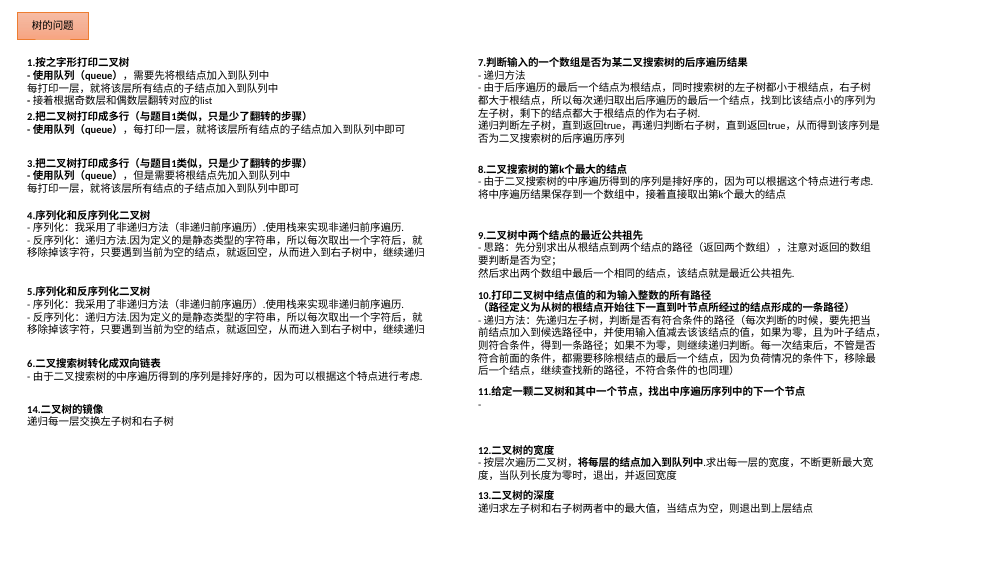
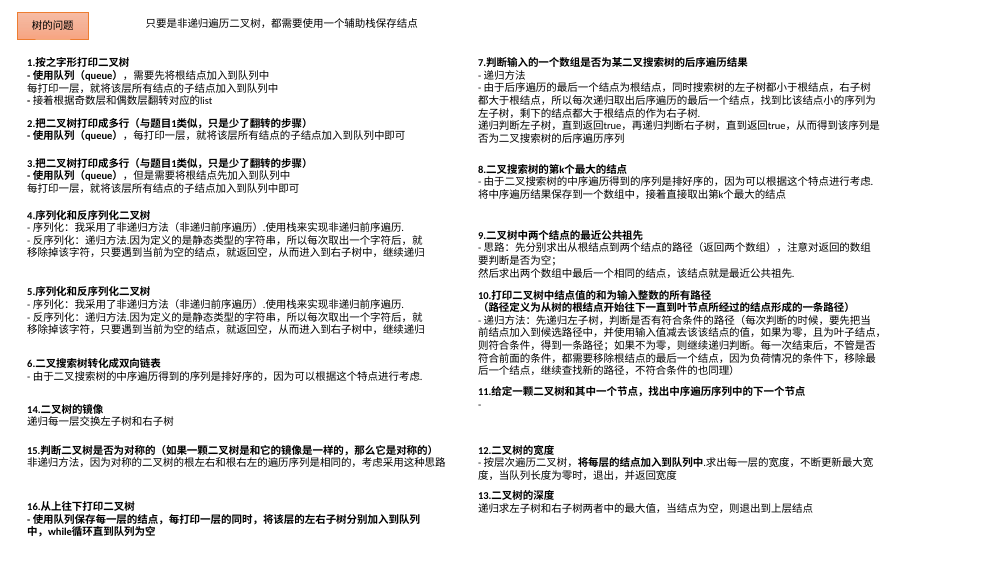
Before and after one commit to nda1992/Reading_Books_Notebook, a slide deck: slide 1 of 数据结构和算法/一些题目的解题思路.pptx. Drawn at 1008x567 pixels with LibreOffice and Linux fonts; fonts in the diff are those of the drawing. Boxes give left, top, right and bottom in pixels: in the first picture for what was removed or moved away, otherwise in the second. Text is boxed around its words. In the diff, an @@ line names an element or a change of style, - is before the commit and + after.

```diff
--- a/数据结构和算法/一些题目的解题思路.pptx
+++ b/数据结构和算法/一些题目的解题思路.pptx
@@ text added at (146, 18, 418, 28), 10 pt, text #000000 @@
+只要是非递归遍历二叉树，都需要使用一个辅助栈保存结点
@@ text "2.把二叉树打印成多行（与题目1类似，只是少了翻转的步骤）": place and size @@
-text "2.把二叉树打印成多行（与题目1类似，只是少了翻转的步骤）" at (27, 111, 406, 135)
+text "2.把二叉树打印成多行（与题目1类似，只是少了翻转的步骤）" at (27, 118, 406, 141)
@@ text added at (27, 445, 446, 467), 10 pt, text #000000, bold @@
+15.判断二叉树是否为对称的（如果一颗二叉树是和它的镜像是一样的，那么它是对称的）
+非递归方法，因为对称的二叉树的根左右和根右左的遍历序列是相同的，考虑采用这种思路
@@ text added at (27, 501, 420, 537), 10 pt, text #000000, bold @@
+16.从上往下打印二叉树
+- 使用队列保存每一层的结点，每打印一层的同时，将该层的左右子树分别加入到队列中，while循环直到队列为空
```
Also in this commit, not shown: 3 slides added, 3 slides removed, 3 other files.
